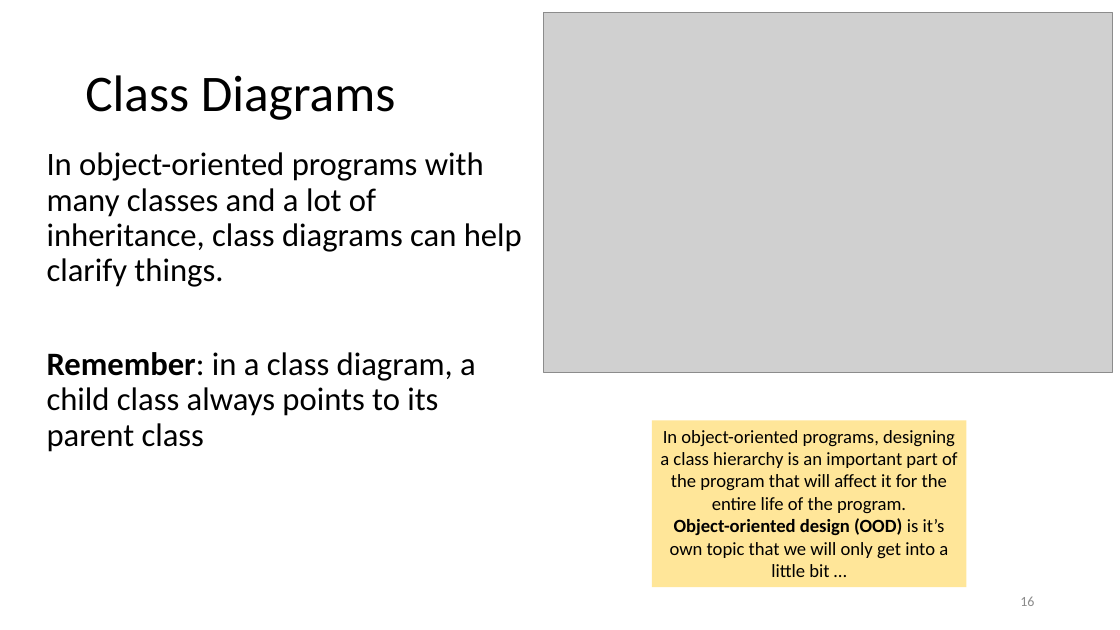
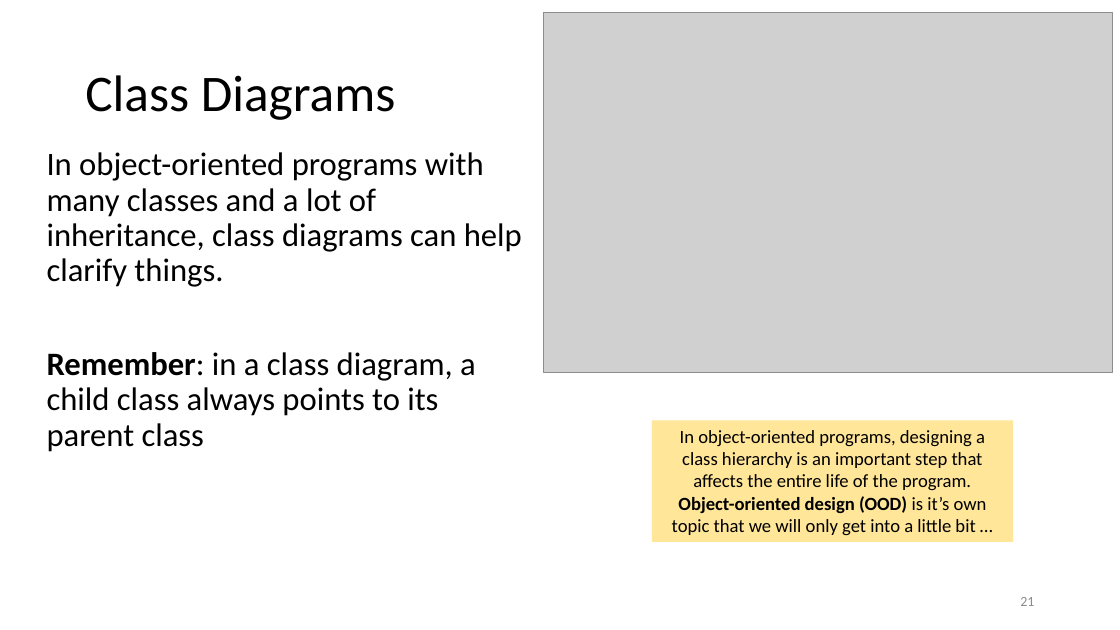
Before and after one commit to tjd1234/cmpt135spring2024, a slide deck: slide 21 of sample_code/week6/week6_cmpt135.pptx (slide 16 before the commit). Drawn at 1120x630 pixels with LibreOffice and Linux fonts; fonts in the diff are those of the drawing; grey boxes stand for pictures. Boxes give left, top, right and bottom in pixels: in the first picture for what was removed or moved away, otherwise in the second. Text is boxed around its words. In the diff, an @@ line names an element or a change of style, - is before the commit and + after.

```diff
--- a/sample_code/week6/week6_cmpt135.pptx
+++ b/sample_code/week6/week6_cmpt135.pptx
@@ rectangle "In object-oriented programs, designing a ...": place and size @@
-rectangle "In object-oriented programs, designing a ..." at [652, 421, 966, 588]
+rectangle "In object-oriented programs, designing a ..." at [652, 421, 1013, 543]
@@ text in rectangle at [680, 430, 985, 490]: text changed @@
-In object-oriented programs, designing a class hierarchy is an important part of the program that will affect it for the entire life of the program.
+In object-oriented programs, designing a class hierarchy is an important step that affects the entire life of the program.
@@ page number at [1020, 597, 1034, 606]: text changed @@
-16
+21
```
Also in this commit, not shown: 28 other slides changed, 6 slides added.
